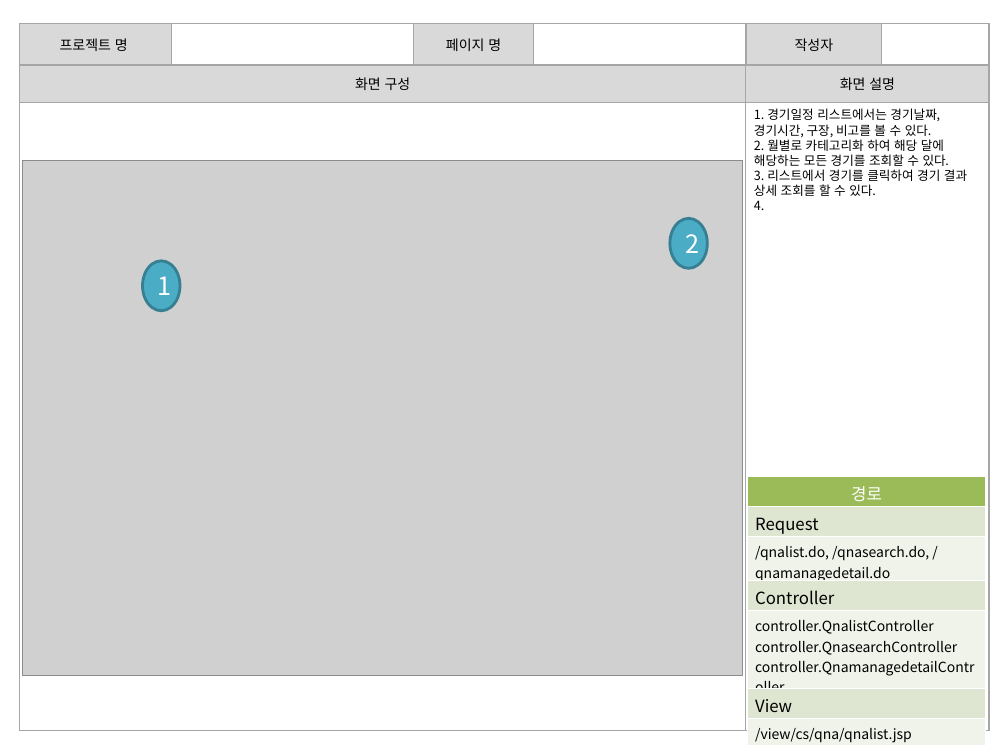
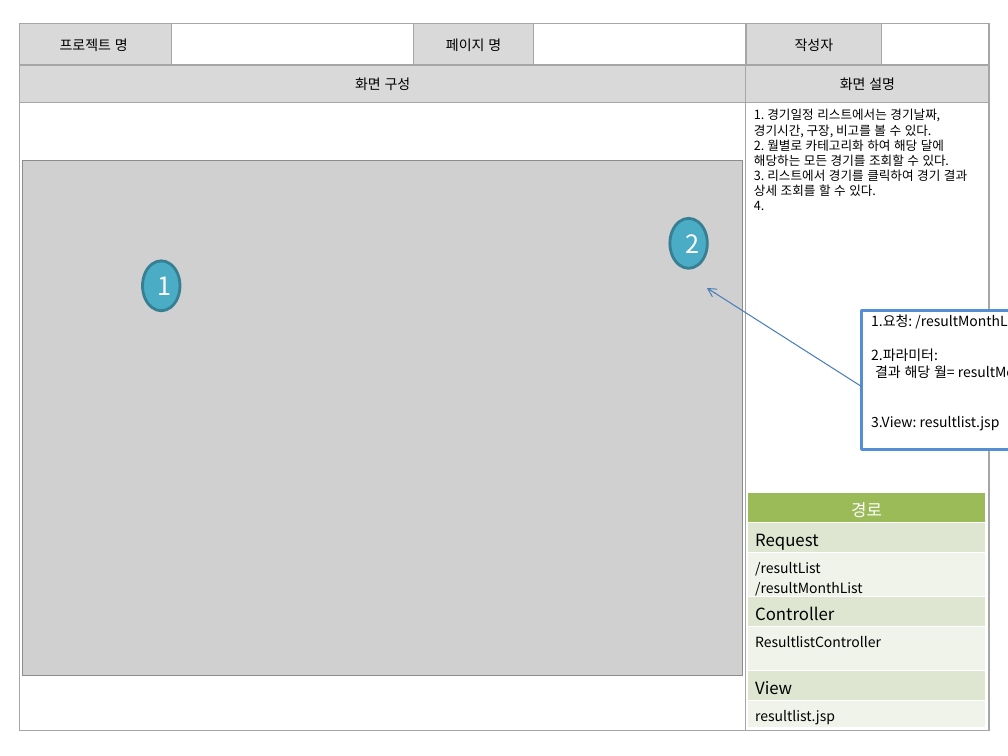
Before and after one commit to banana1531/ggs, a slide deck: slide 5 of doc/1.개인폴더/최현우/01. 스토리보드_경기일정.pptx (slide 6 before the commit). Drawn at 1008x756 pixels with LibreOffice and Linux fonts; fonts in the diff are those of the drawing; grey boxes stand for pictures. Boxes give left, top, right and bottom in pixels: in the first picture for what was removed or moved away, otherwise in the second. Text is boxed around its words. In the diff, an @@ line names an element or a change of style, - is before the commit and + after.

```diff
--- a/doc/1.개인폴더/최현우/01. 스토리보드_경기일정.pptx
+++ b/doc/1.개인폴더/최현우/01. 스토리보드_경기일정.pptx
@@ arrow added from (861, 386) to (707, 288), #4B7EBC 0.75 pt @@
@@ rectangle added at box(861, 310, 1008, 450), fill #FFFFFF, outline #558ED5 2 pt, 10 pt, text #000000 @@
+1.요청: /resultMonthList
+2.파라미터:
+결과 해당 월= resultMonthList
+3.View: resultlist.jsp
@@ table at box(748, 492, 986, 729) @@
-row 3, column 1: /qnalist.do, /qnasearch.do, /qnamanagedetail.do
+row 3, column 1: /resultList / /resultMonthList
-row 5, column 1: controller.QnalistController / controller.QnasearchController / controller.QnamanagedetailController
+row 5, column 1: ResultlistController
-row 7, column 1: /view/cs/qna/qnalist.jsp
+row 7, column 1: resultlist.jsp
@@ table: place and size @@
-table at box(748, 476, 986, 747)
+table at box(748, 492, 986, 729)
```
Also in this commit, not shown: 5 other slides changed, 1 slide removed.
